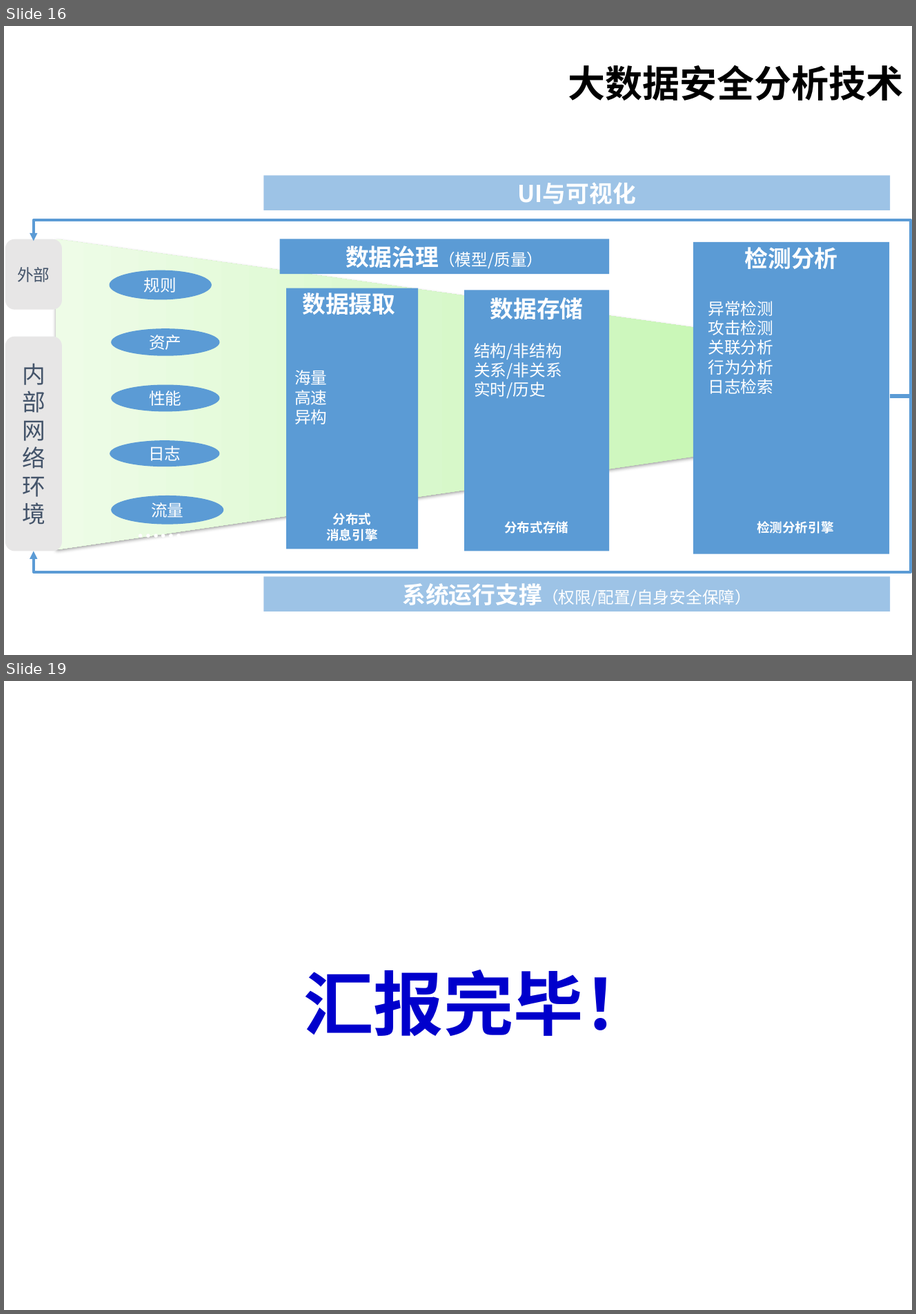
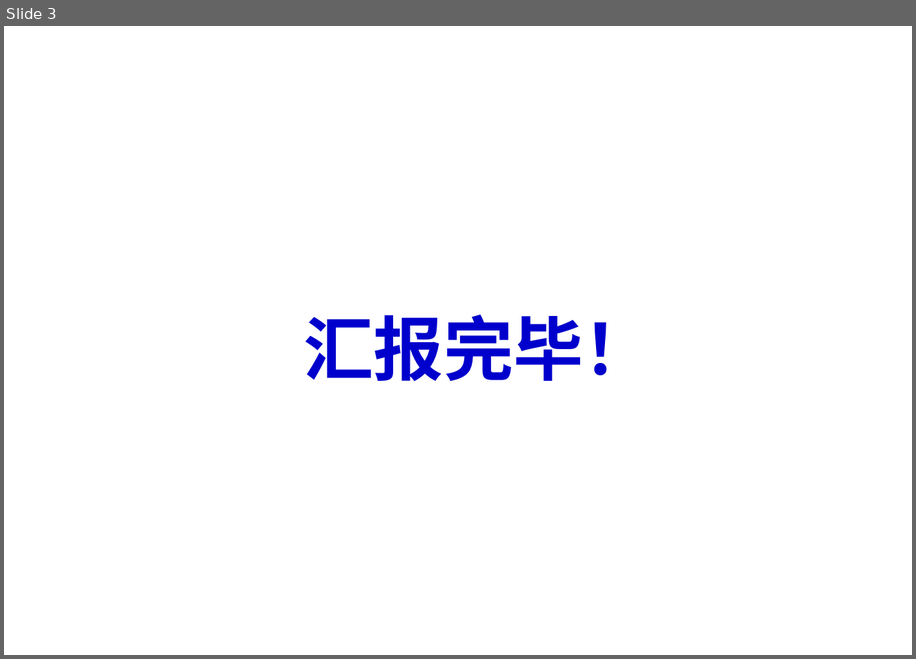
Before and after one commit to internaldevelop/firmware_analyze_serv, a slide deck: files/samples/bin/office.pptx. Shown one above the other, each under a label of ours: slides 16 and 19 before the commit, slide 3 after it; the slides between them are not shown. The pictures are 916x1314 and 916x659 pixels, drawn with LibreOffice and Linux fonts; fonts in the diff are those of the drawing; background and template pictures are left out. Boxes give left, top, right and bottom in pixels: in the first picture for what was removed or moved away, otherwise in the second. Text is boxed around its words. In the diff, an @@ line names an element or a change of style, - is before the commit and + after.

```diff
--- a/files/samples/bin/office.pptx
+++ b/files/samples/bin/office.pptx
@@ slide 16 removed at bbox=[4, 26, 912, 655], background #FFFFFF @@
@@ title removed at bbox=[568, 65, 903, 101] @@
-大数据安全分析技术
@@ group removed at bbox=[5, 175, 911, 612]: 8 texts, 6 rectangles, 5 ellipses, 2 rounded rectangles, 2 elbow arrows, 1 freeform shape @@
-内部网络环境
-外部
-性能
-日志
-流量
-规则
-资产
-数据存储
-检测分析
-数据治理（模型/质量）
-系统运行支撑（权限/配置/自身安全保障）
-UI与可视化
-结构/非结构
-关系/非关系
-实时/历史
-分布式存储
-异常检测
-攻击检测
-关联分析
-行为分析
-日志检索
-检测分析引擎
-分布式
-消息引擎
-海量
-高速
-异构
-……
-数据摄取
@@ what was slide 19 is now slide 3 @@
```
Also in this commit, not shown: 1 slide changed, 15 other slides removed, 25 other files.
